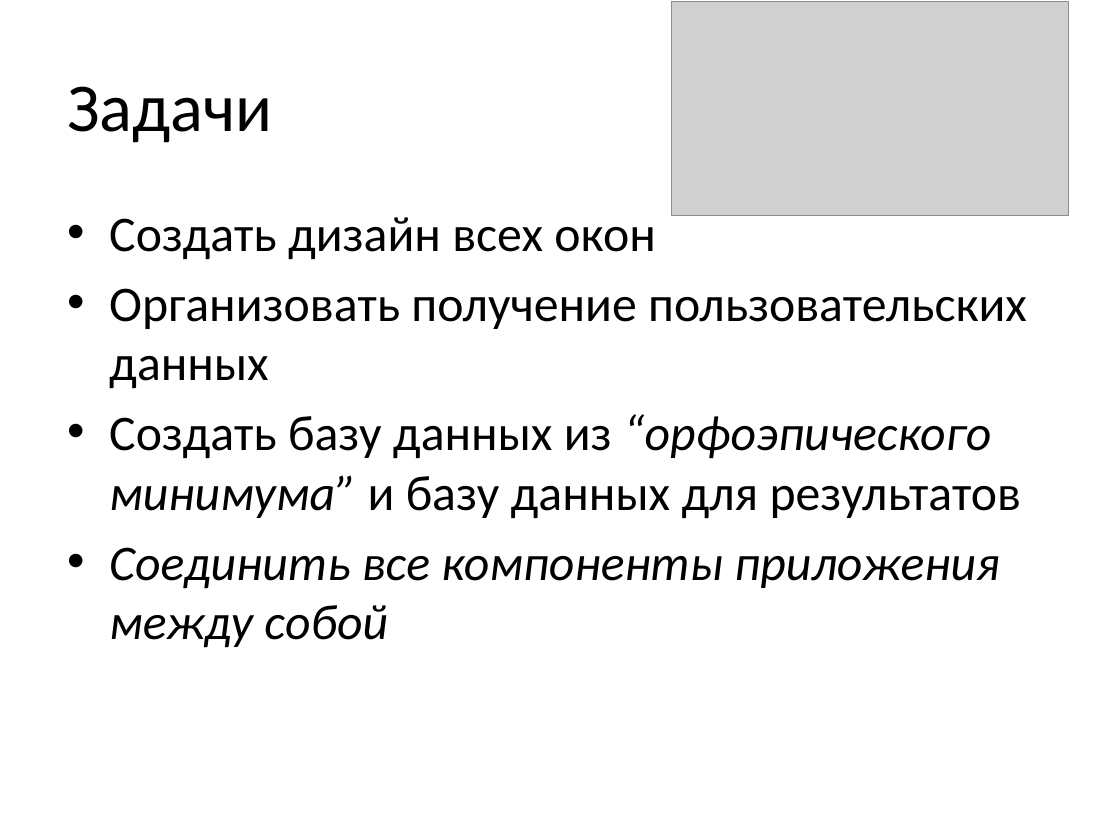
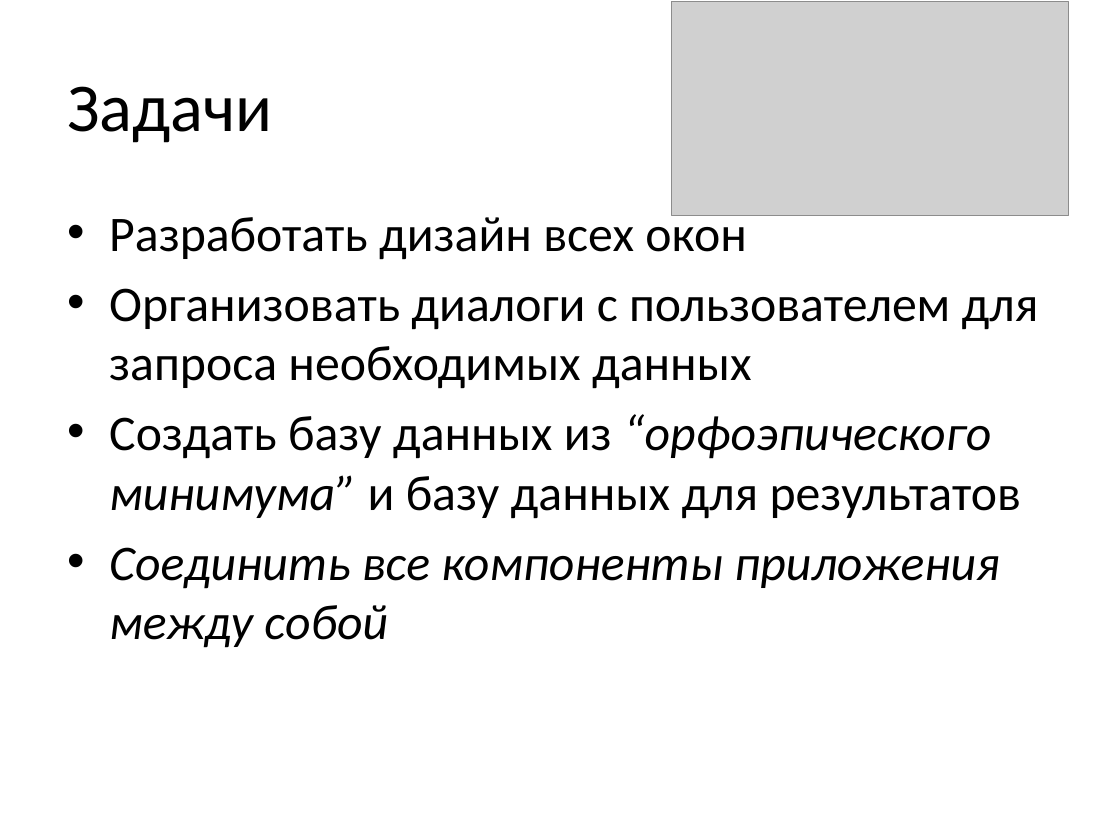
Before and after one commit to novd7/yandex_project1_stress_in_words, a slide deck: slide 5 of defence_of_progect/presentation.pptx. Drawn at 1120x840 pixels with LibreOffice and Linux fonts; fonts in the diff are those of the drawing; grey boxes stand for pictures. Boxes give left, top, right and bottom in pixels: in the first picture for what was removed or moved away, otherwise in the second. Text is boxed around its words. In the diff, an @@ line names an element or a change of style, - is before the commit and + after.

```diff
--- a/defence_of_progect/presentation.pptx
+++ b/defence_of_progect/presentation.pptx
@@ text at <box>109,210,1039,389</box>: text changed @@
-• Создать дизайн всех окон
-• Организовать получение пользовательских данных
+• Разработать дизайн всех окон
+• Организовать диалоги с пользователем для запроса необходимых данных
```
Also in this commit, not shown: 4 other slides changed, 3 other files.
